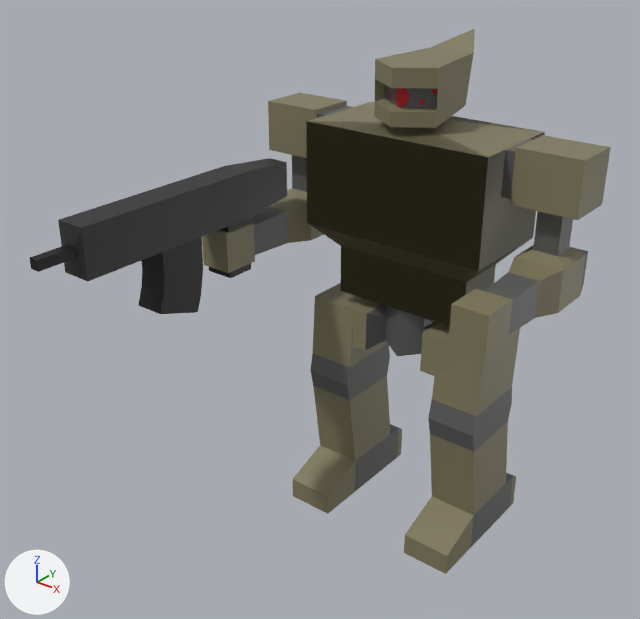
What one commit did to the Blender file models/player/player.blend.
Before and after are seen from a 50 mm camera at (10.05, -16.5, 14.67) aimed at (-0.53, -3.28, 6.47). Arrows for +X, +Y and +Z are at lower left; the lights stay in place. The picture after the commit comes second.

Script lines for the objects in view, before the commit:
```python
ob_armweapon1 = bpy.data.objects.new('ArmWeapon1', me_cube_005)
ob_armweapon1.location = (0.0, 0.0, 0.0)
ob_mecharm1 = bpy.data.objects.new('MechArm1', me_cube_004)
ob_mecharm1.location = (0.0, 0.0, 0.0)
ob_mechbody1 = bpy.data.objects.new('MechBody1', me_cube_003)
ob_mechbody1.location = (0.0, 0.0, 0.0)
ob_mechhead1 = bpy.data.objects.new('MechHead1', me_plane)
ob_mechhead1.location = (0.0, 0.0, 0.0)
ob_mechlegs1 = bpy.data.objects.new('MechLegs1', me_cube)
ob_mechlegs1.location = (0.0, 0.0, 0.0)
ob_mechlegs2 = bpy.data.objects.new('MechLegs2', me_cube_001)
ob_mechlegs2.location = (0.0, 0.0, 0.0)
ob_mechlegs3 = bpy.data.objects.new('MechLegs3', me_cube_010)
ob_mechlegs3.location = (0.0, 0.0, 0.0)
```
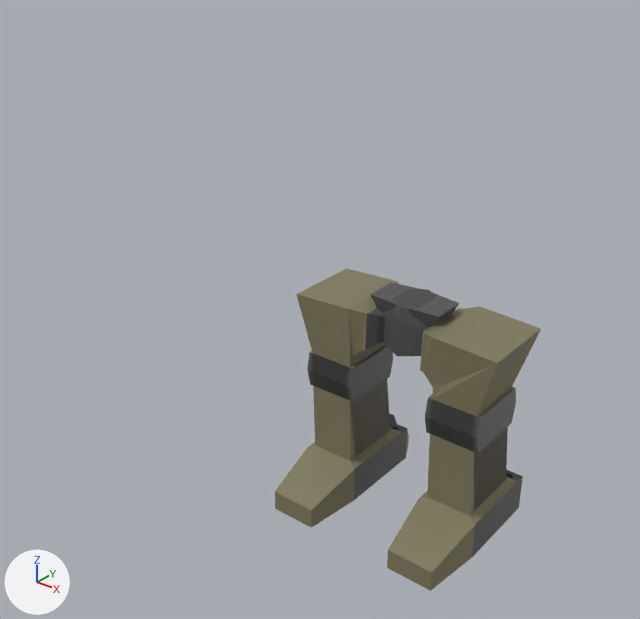
Pixel boxes [x1, y1, x2, y2] of what changed, in the pictures (640 x 619 px):
'MechLegs3', shown
    after: [275, 269, 541, 591]
'MechBody1', hidden
    before: [306, 102, 545, 326]
'MechArm1', hidden
    before: [202, 93, 611, 362]
'ArmWeapon1', hidden
    before: [30, 158, 287, 314]
'MechHead1', hidden (brown)
    before: [374, 28, 475, 128]
'MechLegs2', shown (mostly hidden)
    after: [362, 289, 461, 429]
'MechLegs1', unchanged, covered by the edit
    before: [293, 283, 520, 574]
    after: [350, 288, 513, 510]

Edits to the bpy script that builds the scene:
```text
Change ob_mechbody1:
    add ob_mechbody1.hide_set(True)
Change ob_mechhead1:
    add ob_mechhead1.hide_set(True)
Change ob_mecharm1:
    add ob_mecharm1.hide_set(True)
Change ob_armweapon1:
    add ob_armweapon1.hide_set(True)
Change ob_mechlegs2:
    remove ob_mechlegs2.hide_set(True)
Change ob_mechlegs3:
    remove ob_mechlegs3.hide_set(True)
```
